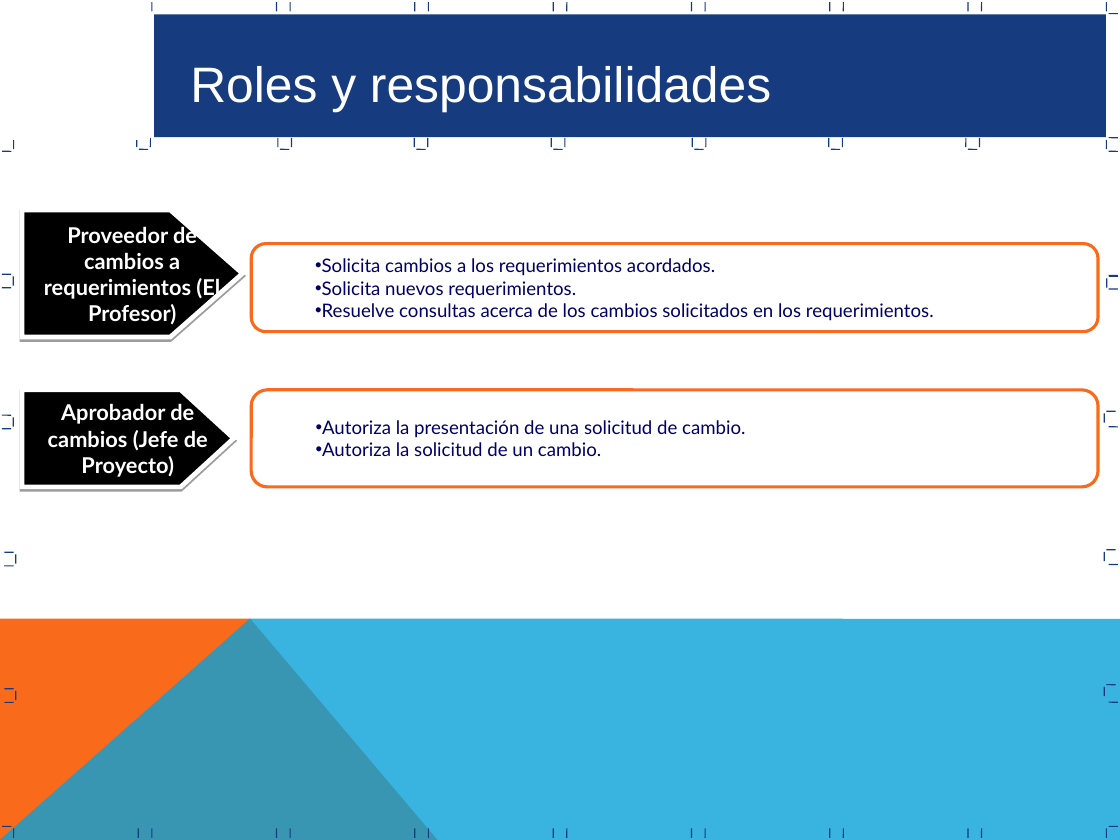
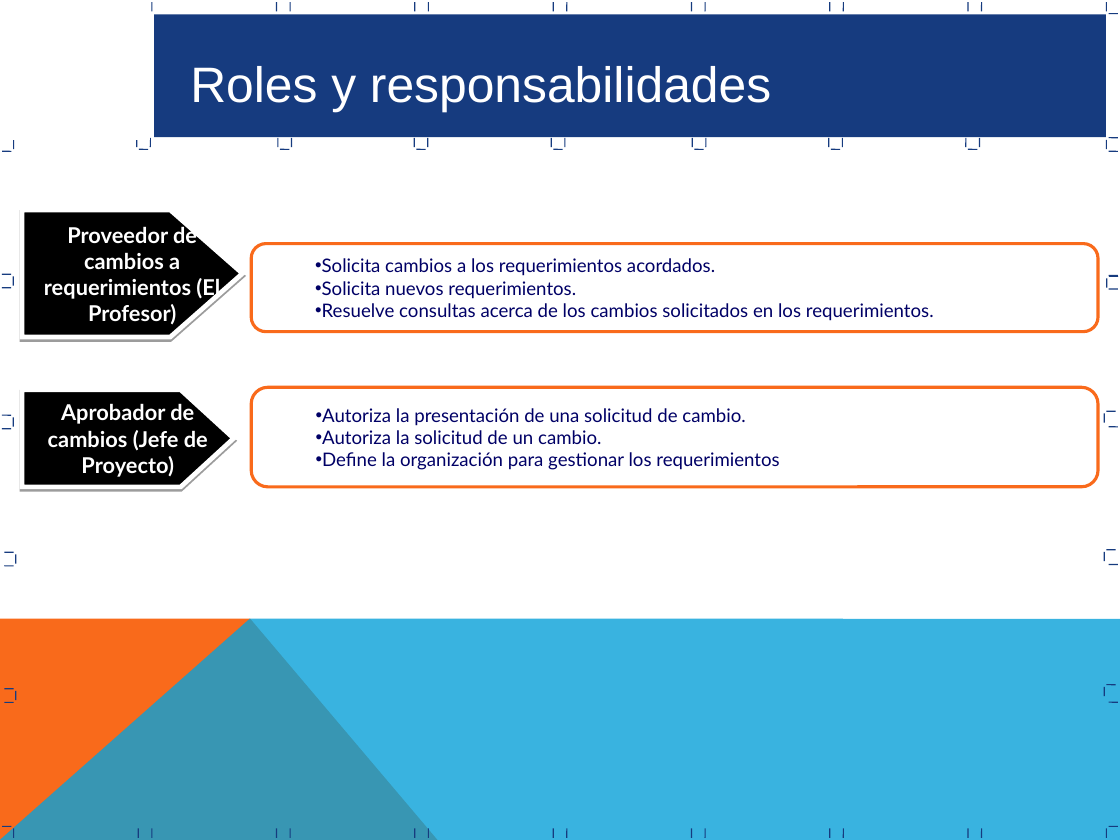
Before and after one commit to JMitac/Calculadora, a slide deck: slide 8 of Area de Proceso REQM/Proceso Gestion Requerimientos REQM.ppt. Drawn at 1120x840 pixels with LibreOffice and Linux fonts; fonts in the diff are those of the drawing. Boxes give left, top, right and bottom in pixels: in the first picture for what was removed or moved away, otherwise in the second. Text is boxed around its words. In the diff, an @@ line names an element or a change of style, - is before the commit and + after.

```diff
--- a/Area de Proceso REQM/Proceso Gestion Requerimientos REQM.ppt
+++ b/Area de Proceso REQM/Proceso Gestion Requerimientos REQM.ppt
@@ text in rounded rectangle at (322,452,779,470): paragraph added @@
+• Define la organización para gestionar los requerimientos
```
Also in this commit, not shown: 6 other slides changed.
